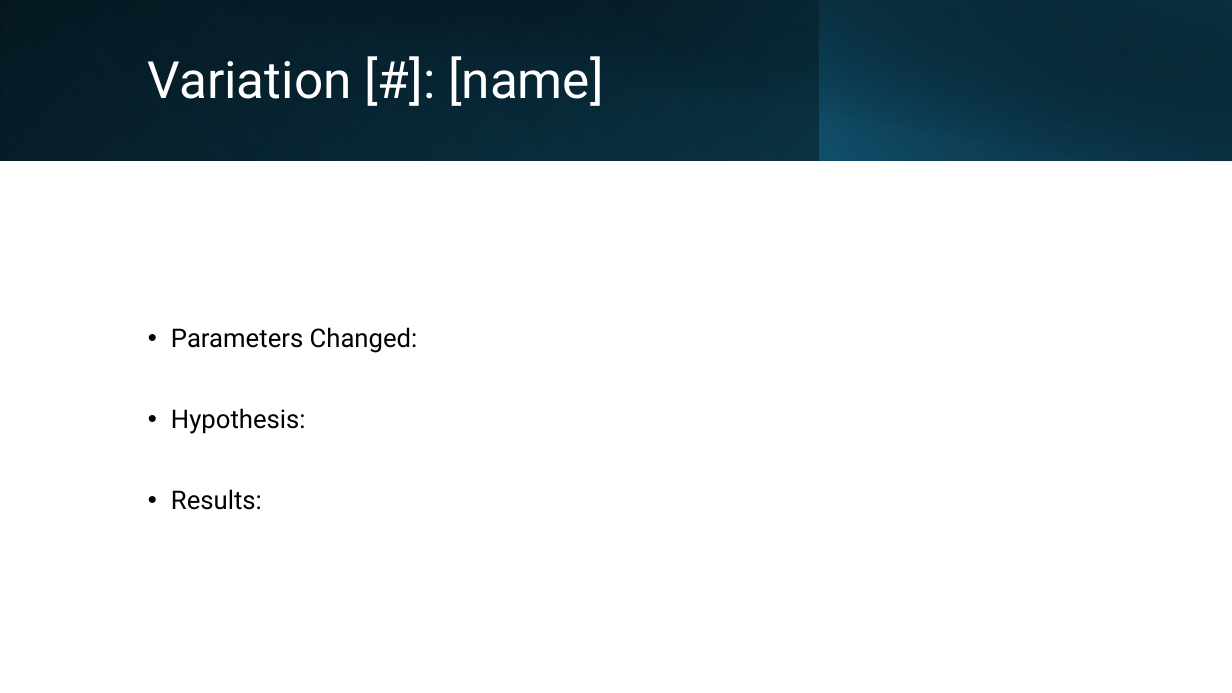
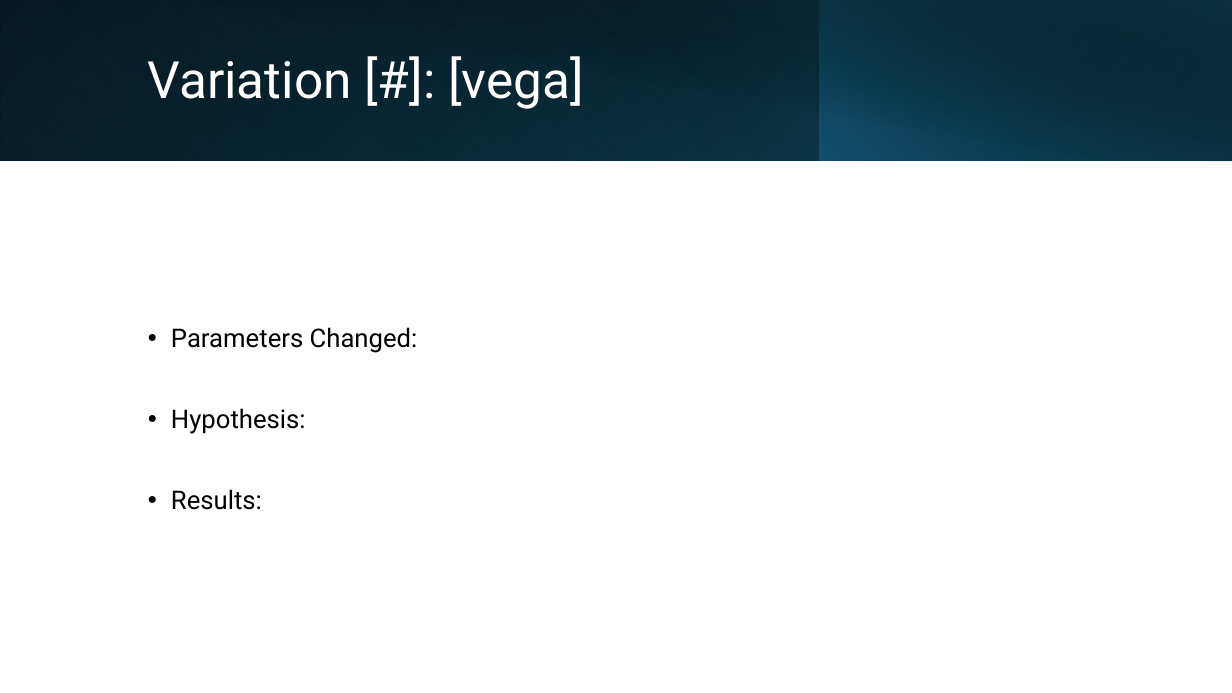
Before and after one commit to elliotmai/IN501-Unit-9-Assignment, a slide deck: slide 7 of IN501_Mai_Robinson_Samos_Turner_Vega_Unit9_Assignment.pptx (slide 3 before the commit). Drawn at 1232x693 pixels with LibreOffice and Linux fonts; fonts in the diff are those of the drawing. Boxes give left, top, right and bottom in pixels: in the first picture for what was removed or moved away, otherwise in the second. Text is boxed around its words. In the diff, an @@ line names an element or a change of style, - is before the commit and + after.

```diff
--- a/IN501_Mai_Robinson_Samos_Turner_Vega_Unit9_Assignment.pptx
+++ b/IN501_Mai_Robinson_Samos_Turner_Vega_Unit9_Assignment.pptx
@@ title at [148, 56, 584, 109]: text changed @@
-Variation [#]: [name]
+Variation [#]: [vega]
```
Also in this commit, not shown: 4 slides added, 3 other files.
